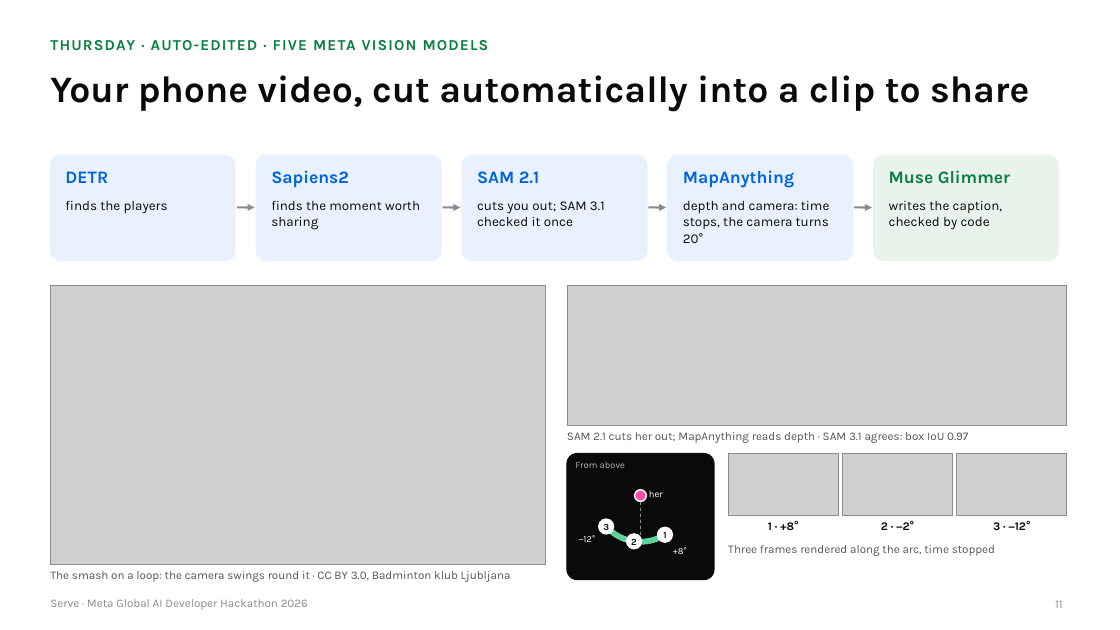
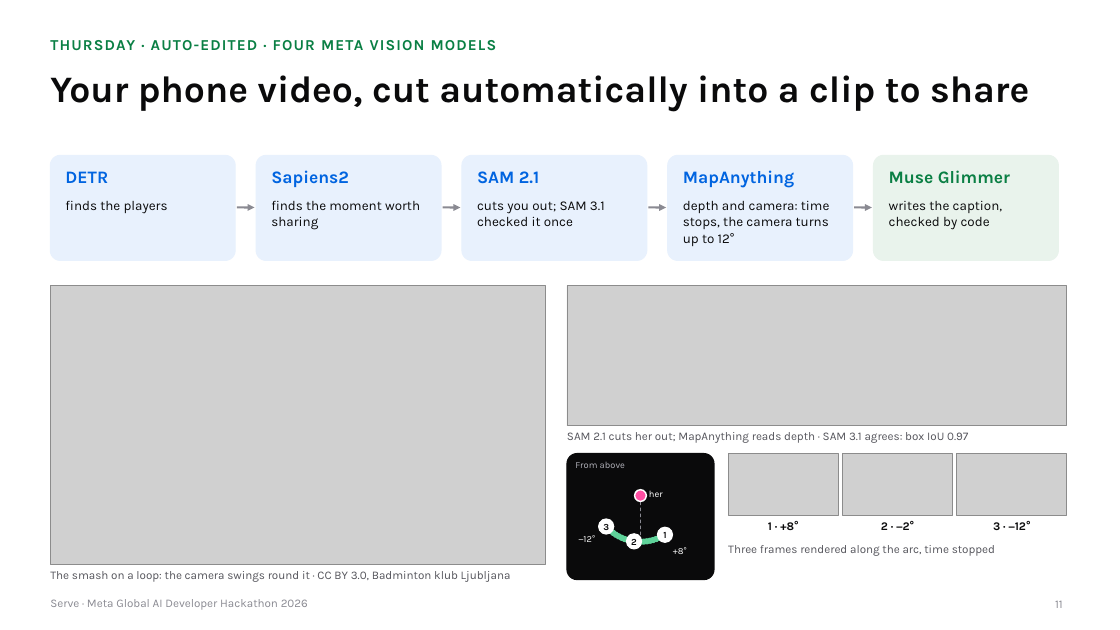
Before and after one commit to gino6178/serve-meta-hackathon, a slide deck: slide 11 of video/deck/Serve_Meta_deck.pptx. Drawn at 1120x630 pixels with LibreOffice and Linux fonts; fonts in the diff are those of the drawing; grey boxes stand for pictures. Boxes give left, top, right and bottom in pixels: in the first picture for what was removed or moved away, otherwise in the second. Text is boxed around its words. In the diff, an @@ line names an element or a change of style, - is before the commit and + after.

```diff
--- a/video/deck/Serve_Meta_deck.pptx
+++ b/video/deck/Serve_Meta_deck.pptx
@@ text at [50, 40, 497, 51]: text changed @@
-THURSDAY · AUTO-EDITED · FIVE META VISION MODELS
+THURSDAY · AUTO-EDITED · FOUR META VISION MODELS
@@ text at [683, 201, 830, 246]: text changed @@
-depth and camera: time stops, the camera turns 20°
+depth and camera: time stops, the camera turns up to 12°
```
Also in this commit, not shown: 5 other slides changed, 4 other files.
